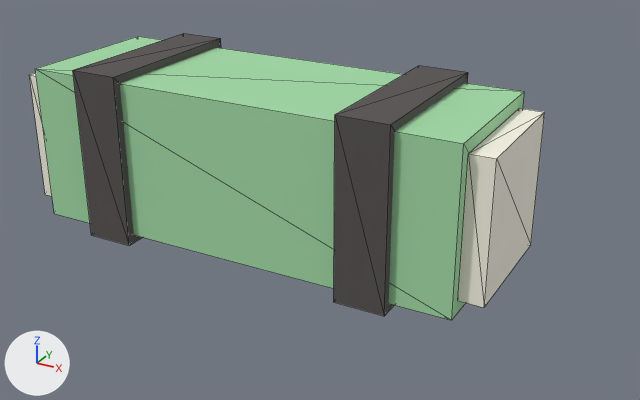
What one commit did to the glTF model public/assets/models/characters/wardrobe/back-bedroll.glb.
Rendered twice from a 50 mm lens placed at (0.263, -0.259, 0.359), pointed at (0.02, 0.183, 0.138). The axes (+X, +Y, +Z) are drawn at lower left. The lights are the same throughout. The older version comes first. Mesh edges are drawn as thin lines. Vertices at exactly the same position are counted once.

Names of what the first picture shows: 'bedroll_body', 'bedroll_end_-1', 'bedroll_end_1', 'bedroll_strap_-1', 'bedroll_strap_1'.
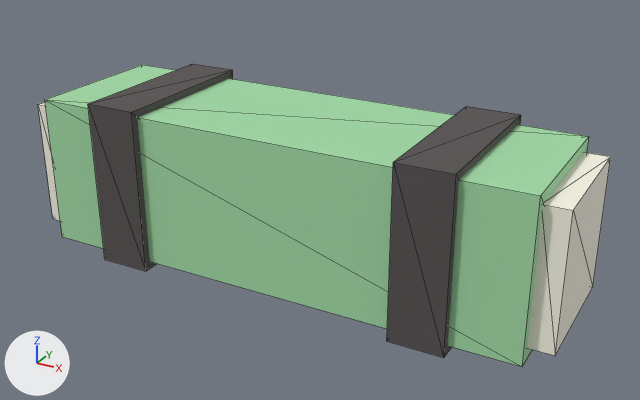
What differs and where, as boxes [x1, y1, x2, y2] in the pictures (640 x 400 px):
'bedroll_body', moved, rescaled (11% wider, 6% taller): before [35, 36, 525, 320]; after [45, 65, 589, 367]
'bedroll_strap_1', reshaped: before [334, 66, 468, 316]; after [387, 106, 521, 358]
'bedroll_end_1', moved, rescaled: before [458, 108, 545, 308]; after [528, 152, 611, 356]
'bedroll_strap_-1', reshaped: before [73, 33, 221, 245]; after [88, 64, 233, 271]
'bedroll_end_-1', moved, rescaled: before [29, 73, 52, 196]; after [38, 102, 60, 221]

Diff of the bpy script that builds the scene:
```diff
--- a/public/assets/models/characters/wardrobe/back-bedroll.glb.py
+++ b/public/assets/models/characters/wardrobe/back-bedroll.glb.py
@@ me_bedroll_body @@
-me_bedroll_body.from_pydata(...)  # 8 vertices, 12 faces; spans x -0.135..0.135, y 0.112..0.207, z 0.123..0.218
+me_bedroll_body.from_pydata(...)  # 8 vertices, 12 faces; spans x -0.165..0.165, y 0.145..0.245, z 0.085..0.185
+# me_bedroll_body part 1: the whole mesh is scaled about its middle by (1.22, 1.05, 1.05), then moved by (0.0, 0.035, -0.035)
 me_bedroll_body.materials.append(mat_charmat)
@@ me_bedroll_strap__1 @@
-me_bedroll_strap__1.from_pydata(...)  # 8 vertices, 12 faces; spans x -0.1..-0.07, y 0.1075..0.2125, z 0.1175..0.2225
-me_bedroll_strap__1.vertices[0].co = (-0.1, 0.1075, 0.1175)  # pixel (91, 235)
-me_bedroll_strap__1.vertices[1].co = (-0.1, 0.1075, 0.2225)  # pixel (72, 70)
-me_bedroll_strap__1.vertices[2].co = (-0.1, 0.2125, 0.1175)
-me_bedroll_strap__1.vertices[3].co = (-0.1, 0.2125, 0.2225)  # pixel (183, 33)
-me_bedroll_strap__1.vertices[4].co = (-0.07, 0.1075, 0.1175)  # pixel (129, 245)
-me_bedroll_strap__1.vertices[5].co = (-0.07, 0.1075, 0.2225)  # pixel (113, 77)
-me_bedroll_strap__1.vertices[6].co = (-0.07, 0.2125, 0.1175)
-me_bedroll_strap__1.vertices[7].co = (-0.07, 0.2125, 0.2225)  # pixel (220, 38)
+me_bedroll_strap__1.from_pydata(...)  # 8 vertices, 12 faces; spans x -0.1225..-0.0875, y 0.14..0.25, z 0.08..0.19
+# me_bedroll_strap__1 part 2
+me_bedroll_strap__1.vertices[0].co = (-0.1225, 0.14, 0.08)  # pixel (104, 259)
+me_bedroll_strap__1.vertices[1].co = (-0.1225, 0.14, 0.19)  # pixel (87, 103)
+me_bedroll_strap__1.vertices[2].co = (-0.1225, 0.25, 0.08)
+me_bedroll_strap__1.vertices[3].co = (-0.1225, 0.25, 0.19)  # pixel (192, 63)
+me_bedroll_strap__1.vertices[4].co = (-0.0875, 0.14, 0.08)  # pixel (145, 271)
+me_bedroll_strap__1.vertices[5].co = (-0.0875, 0.14, 0.19)  # pixel (131, 112)
+me_bedroll_strap__1.vertices[6].co = (-0.0875, 0.25, 0.08)
+me_bedroll_strap__1.vertices[7].co = (-0.0875, 0.25, 0.19)  # pixel (232, 69)
 me_bedroll_strap__1.materials.append(mat_charmat)
@@ me_bedroll_end__1 @@
-me_bedroll_end__1.from_pydata(...)  # 8 vertices, 12 faces; spans x -0.149..-0.135, y 0.12..0.2, z 0.13..0.21
+me_bedroll_end__1.from_pydata(...)  # 8 vertices, 12 faces; spans x -0.18..-0.164, y 0.1525..0.2375, z 0.0925..0.1775
+# me_bedroll_end__1 part 3: the whole mesh is scaled about its middle by (1.14, 1.06, 1.06), then moved by (-0.03, 0.035, -0.035)
 me_bedroll_end__1.materials.append(mat_charmat)
@@ me_bedroll_strap_1 @@
-me_bedroll_strap_1.from_pydata(...)  # 8 vertices, 12 faces; spans x 0.07..0.1, y 0.1075..0.2125, z 0.1175..0.2225
-me_bedroll_strap_1.vertices[0].co = (0.07, 0.1075, 0.1175)  # pixel (333, 302)
-me_bedroll_strap_1.vertices[1].co = (0.07, 0.1075, 0.2225)  # pixel (334, 114)
-me_bedroll_strap_1.vertices[2].co = (0.07, 0.2125, 0.1175)
-me_bedroll_strap_1.vertices[3].co = (0.07, 0.2125, 0.2225)  # pixel (419, 65)
-me_bedroll_strap_1.vertices[4].co = (0.1, 0.1075, 0.1175)  # pixel (384, 316)
-me_bedroll_strap_1.vertices[5].co = (0.1, 0.1075, 0.2225)  # pixel (390, 124)
-me_bedroll_strap_1.vertices[6].co = (0.1, 0.2125, 0.1175)
-me_bedroll_strap_1.vertices[7].co = (0.1, 0.2125, 0.2225)  # pixel (468, 72)
+me_bedroll_strap_1.from_pydata(...)  # 8 vertices, 12 faces; spans x 0.0875..0.1225, y 0.14..0.25, z 0.08..0.19
+# me_bedroll_strap_1 part 4
+me_bedroll_strap_1.vertices[0].co = (0.0875, 0.14, 0.08)  # pixel (386, 341)
+me_bedroll_strap_1.vertices[1].co = (0.0875, 0.14, 0.19)  # pixel (393, 162)
+me_bedroll_strap_1.vertices[2].co = (0.0875, 0.25, 0.08)
+me_bedroll_strap_1.vertices[3].co = (0.0875, 0.25, 0.19)  # pixel (466, 106)
+me_bedroll_strap_1.vertices[4].co = (0.1225, 0.14, 0.08)  # pixel (443, 357)
+me_bedroll_strap_1.vertices[5].co = (0.1225, 0.14, 0.19)  # pixel (456, 174)
+me_bedroll_strap_1.vertices[6].co = (0.1225, 0.25, 0.08)
+me_bedroll_strap_1.vertices[7].co = (0.1225, 0.25, 0.19)  # pixel (521, 114)
 me_bedroll_strap_1.materials.append(mat_charmat)
@@ me_bedroll_end_1 @@
-me_bedroll_end_1.from_pydata(...)  # 8 vertices, 12 faces; spans x 0.135..0.149, y 0.12..0.2, z 0.13..0.21
+me_bedroll_end_1.from_pydata(...)  # 8 vertices, 12 faces; spans x 0.164..0.18, y 0.1525..0.2375, z 0.0925..0.1775
+# me_bedroll_end_1 part 5: the whole mesh is scaled about its middle by (1.14, 1.06, 1.06), then moved by (0.03, 0.035, -0.035)
 me_bedroll_end_1.materials.append(mat_charmat)
```
